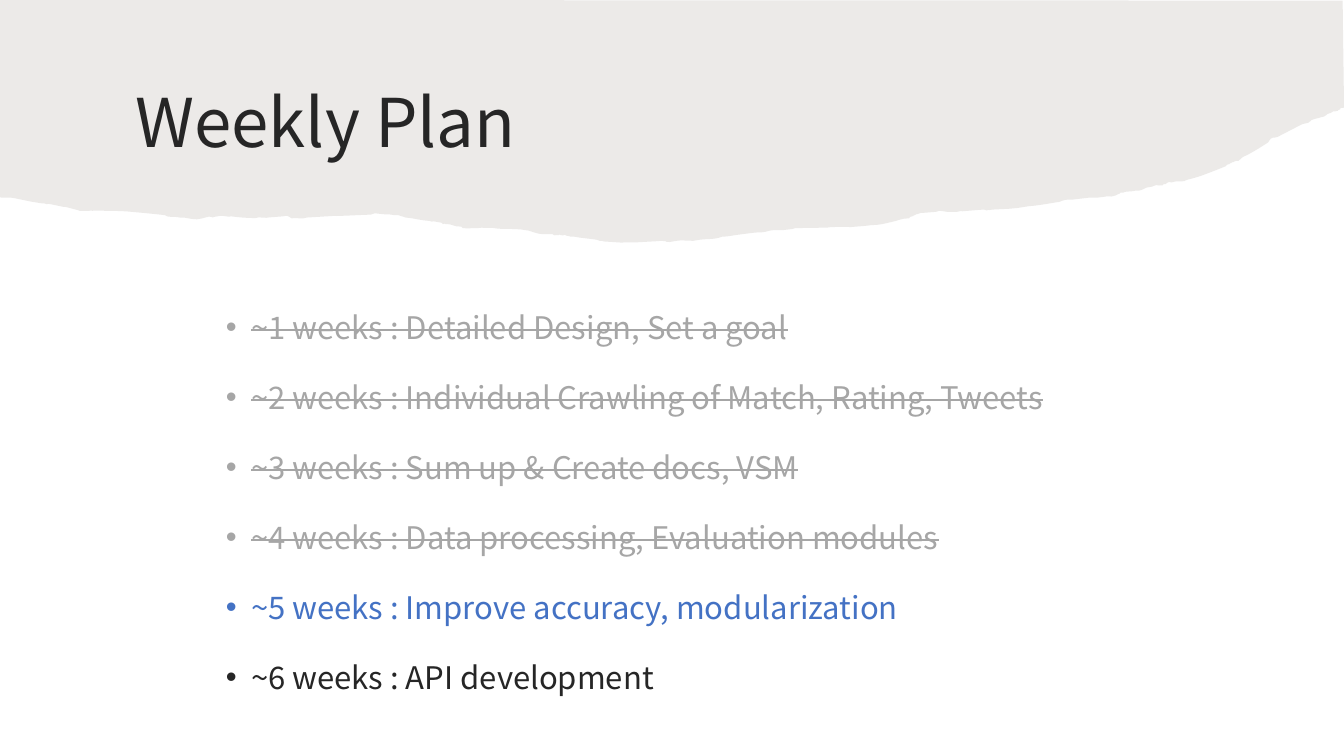
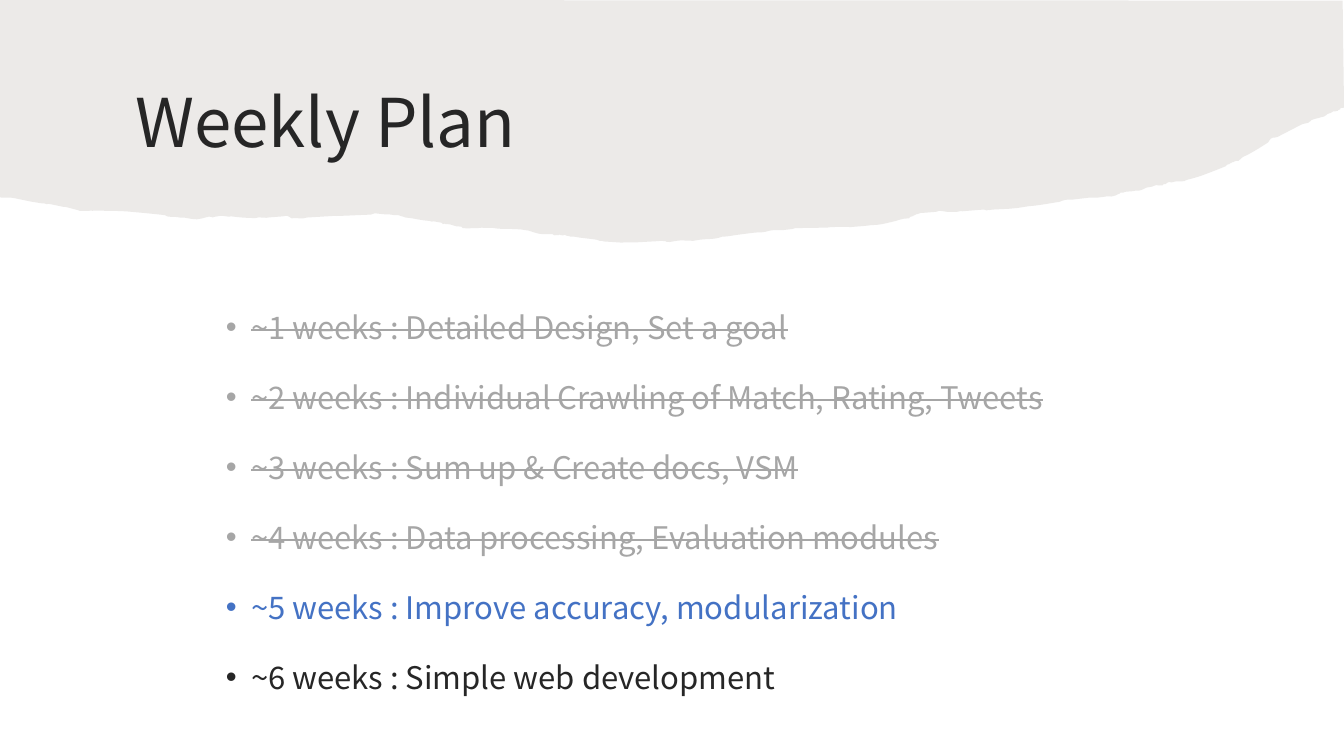
Before and after one commit to irun-soccer/irun, a slide deck: slide 7 of docs/nlp_IRun_05.pptx. Drawn at 1344x756 pixels with LibreOffice and Linux fonts; fonts in the diff are those of the drawing. Boxes give left, top, right and bottom in pixels: in the first picture for what was removed or moved away, otherwise in the second. Text is boxed around its words. In the diff, an @@ line names an element or a change of style, - is before the commit and + after.

Commit message:
feat: ppt update?

```diff
--- a/docs/nlp_IRun_05.pptx
+++ b/docs/nlp_IRun_05.pptx
@@ text at [251,664,775,696]: text changed @@
-• ~6 weeks : API development
+• ~6 weeks : Simple web development
```
Also in this commit, not shown: 3 other slides changed.
